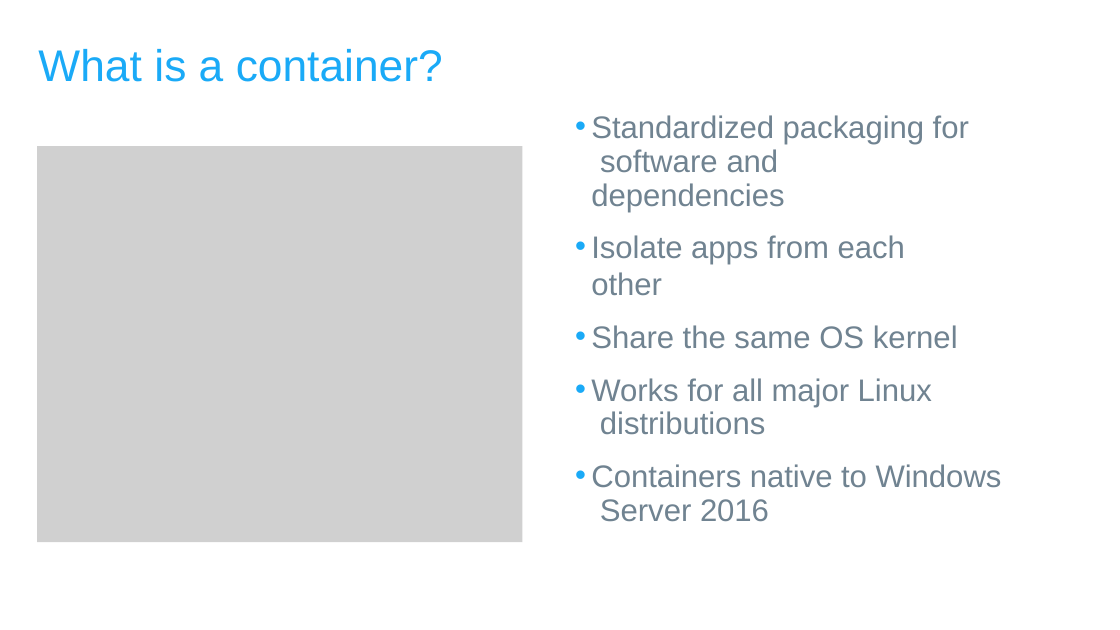
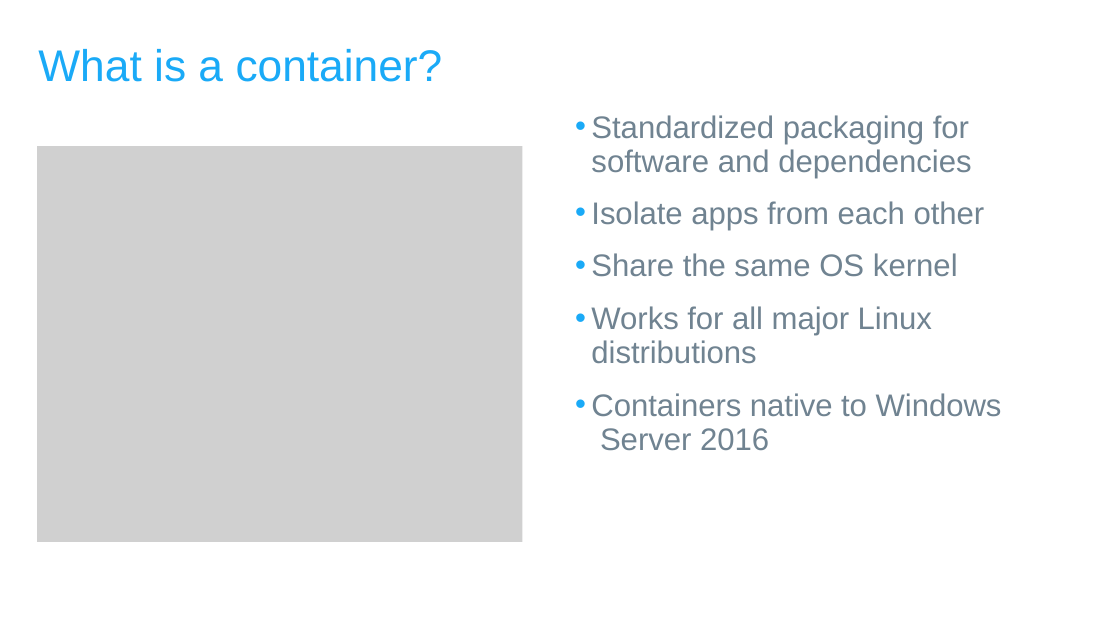
Before and after one commit to falcon-sky/containerization, a slide deck: slide 4 of Docker/Day1/docker_understanding.pptx (slide 5 before the commit). Drawn at 1120x630 pixels with LibreOffice and Linux fonts; fonts in the diff are those of the drawing; grey boxes stand for pictures; background and template pictures are left out. Boxes give left, top, right and bottom in pixels: in the first picture for what was removed or moved away, otherwise in the second. Text is boxed around its words. In the diff, an @@ line names an element or a change of style, - is before the commit and + after.

```diff
--- a/Docker/Day1/docker_understanding.pptx
+++ b/Docker/Day1/docker_understanding.pptx
@@ text "Standardized packaging for software and ..." at bbox=[591, 115, 1002, 451]: indent changed @@
```
Also in this commit, not shown: 20 other slides changed, 1 slide added, 1 slide removed, 16 other files.
